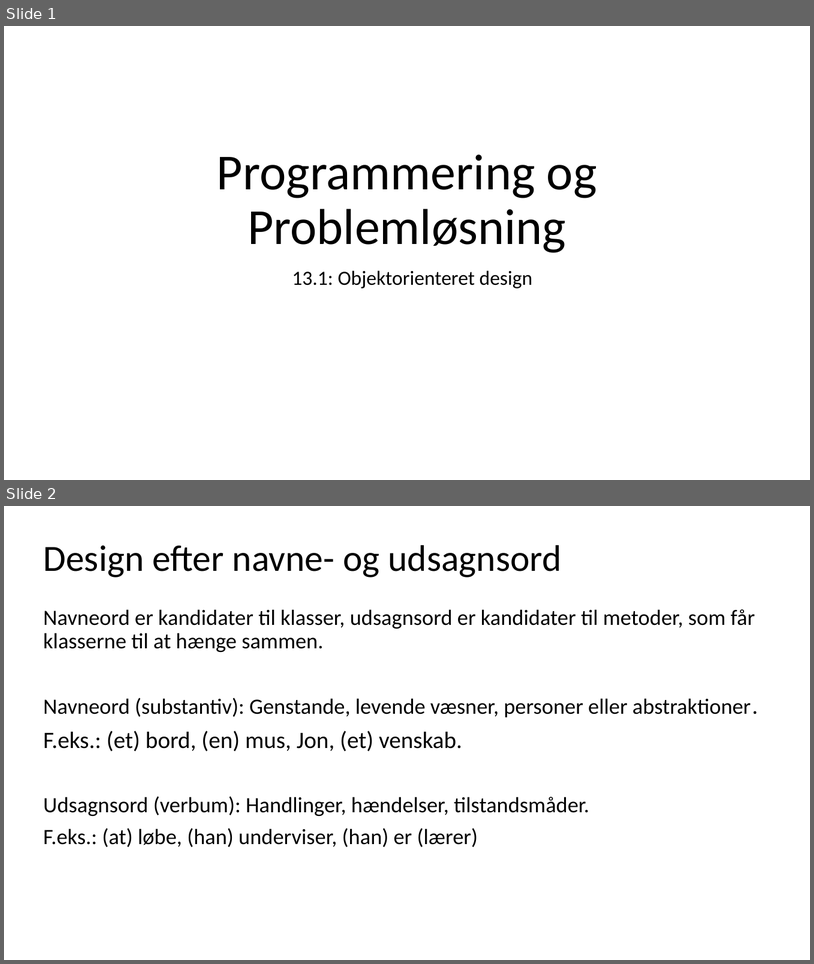
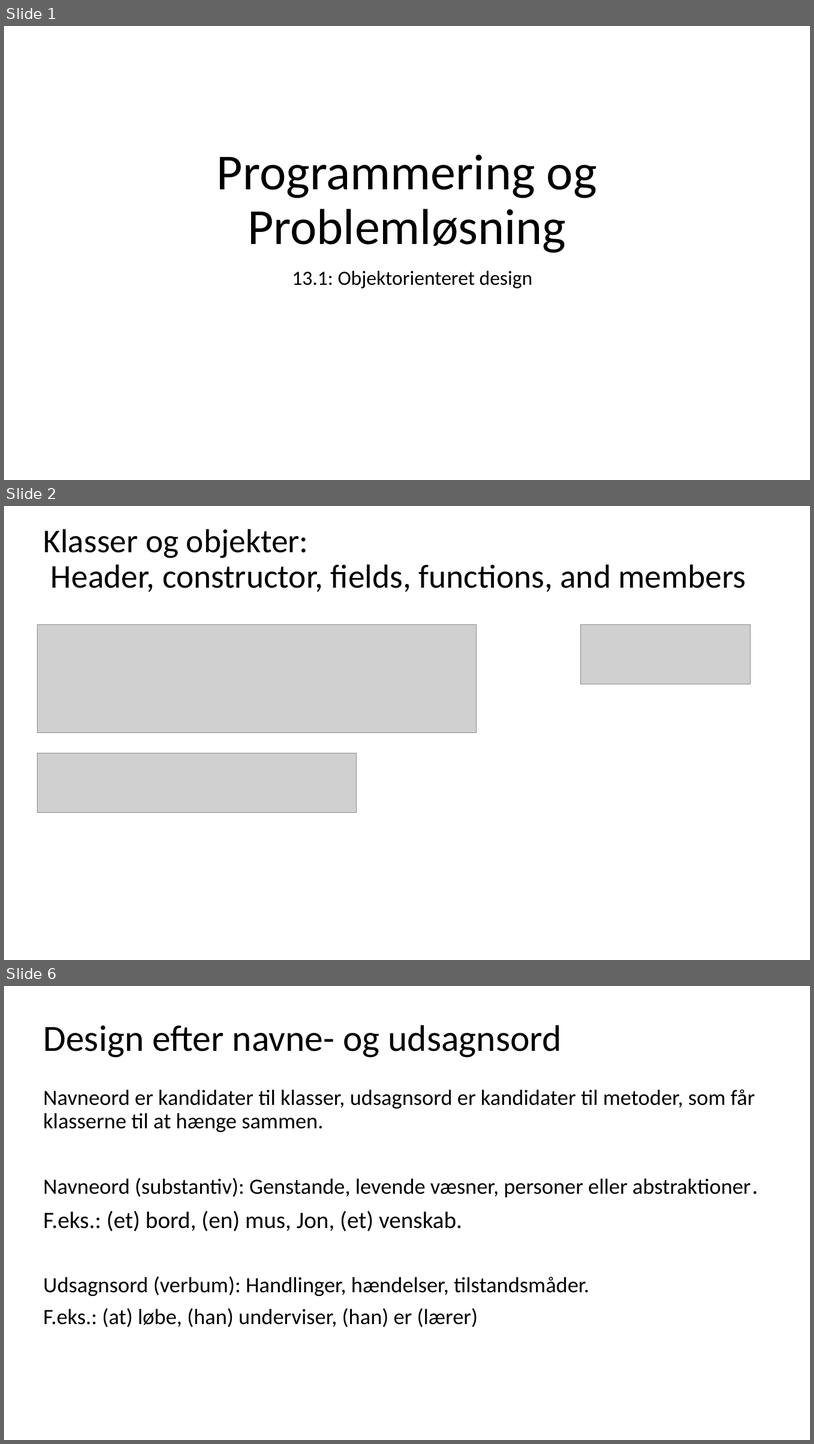
Before and after one commit to fisterloegsovs/pop22, a slide deck: lectures/13.1-3/lecture13.1.pptx. Shown one above the other, each under a label of ours: slides 1 and 2 before the commit, slides 1, 2 and 6 after it; the slides between them are not shown. The pictures are 814x964 and 814x1444 pixels, drawn with LibreOffice and Linux fonts; fonts in the diff are those of the drawing; grey boxes stand for pictures. Boxes give left, top, right and bottom in pixels: in the first picture for what was removed or moved away, otherwise in the second. Text is boxed around its words. In the diff, an @@ line names an element or a change of style, - is before the commit and + after.

```diff
--- a/lectures/13.1-3/lecture13.1.pptx
+++ b/lectures/13.1-3/lecture13.1.pptx
@@ slide 2 added at (4,506,810,960), background #FFFFFF @@
@@ title added at (43,529,747,592), 39.6 pt, text #000000 @@
+Klasser og objekter:
+Header, constructor, fields, functions, and members
@@ picture added at (37,625,476,733) @@
@@ picture added at (581,625,750,684) @@
@@ picture added at (37,753,357,813) @@
@@ what was slide 2 is now slide 6 @@
```
Also in this commit, not shown: 3 slides changed, 3 other slides added, 1 slide removed, 7 other files.
